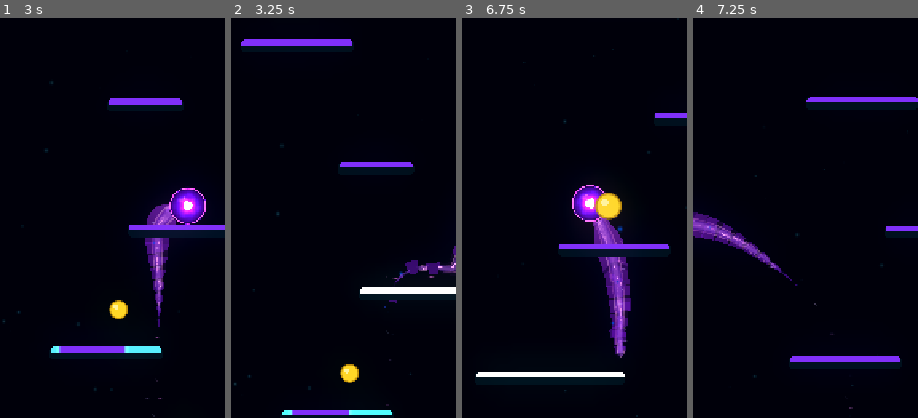
Above: before the commit, frames 1-4 (left to right).
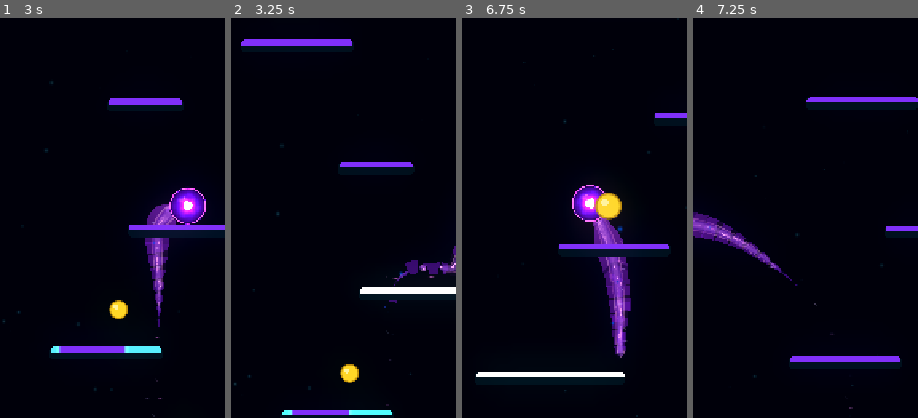
Above: after the commit, the same moments.

Repository: Kryodo/TowerJump
Game: Godot game, scene res://scenes/main.tscn
Same seed, same stepped clock (60 frames per second), same inputs: the game is played once before the commit and once after it.
Inputs (mouse positions are % of the whole screen's width and height, from its top left):
- Up to frame 1 (3 s): move the mouse to (72, 45) at 0.52 s; hold Right (ui_right) 0.53-1.25 s; click (72, 45) at 0.67 s; drag from (30, 55) to (47, 31) at 1.27 s; click "Nochmal spielen" at 2 s; move the mouse to (60, 28) at 2.77 s; hold Right (ui_right) from 2.78 s (still down)
- Up to frame 2 (3.25 s): keep holding Right (ui_right)
- Up to frame 3 (6.75 s): release Right (ui_right) at 3.5 s; drag from (45, 70) to (28, 35) at 3.52 s; move the mouse to (80, 65) at 4.27 s; hold Left (ui_left) 4.28-5 s; click "Nochmal spielen" at 5 s; drag from (20, 35) to (47, 33) at 5.77 s; move the mouse to (55, 50) at 6.52 s; hold Left (ui_left) from 6.53 s (still down); click (55, 50) at 6.67 s
- Up to frame 4 (7.25 s): keep holding Left (ui_left)
The pictures show only the part of the screen within x 15-65%, y 23-73%; the shares and areas given below are measured in that part.

Frame 1 is identical in both runs. In frame 2, 0.1% of the frame differs, in the area x 72-97%, y 61-67%; in frame 3, 0.3%, in the area x 65-73%, y 73-82%; in frame 4, nothing differs.

Commit message:
Carve persistent landing breaks into trail geometry

Diff:
--- a/scripts/ball_trail.gd
+++ b/scripts/ball_trail.gd
@@ -14,7 +14,8 @@
 const UNIFIED_HEAD_ARC_SEGMENTS: int = 20
 const ORB_RIM_CENTER_RADIUS_RATIO: float = 0.93
 const SHED_CONNECTED_END_PROGRESS: float = 0.38
-const SHED_GEOMETRY_PIECE_CAPACITY: int = 24
+const SHED_GEOMETRY_PIECE_CAPACITY: int = 32
+const SHED_GAP_MASK_PADDING: float = 2.5
 const MAX_ACTIVE_SHED_BREAKS: int = 3
 const LANDING_BURST_FRAGMENT_COUNT: int = 3
 const LANDING_BURST_INTERVAL: float = 0.05
@@ -910,9 +911,9 @@
 		return
 
 	# The connected head transitions into a nearly continuous segmented tail.
-	# Only an event-locked source interval creates a pronounced missing chunk.
-	# Slightly overlap the first tail island with the connected neck. The former
-	# positive offset left an empty slice here before any detachment occurred.
+	# Keep the tiny seam and overlap at the neck, but carve every live landing
+	# break out of the geometry itself rather than hoping a whole generated
+	# island happens to overlap it after the trail is rebuilt.
 	var cursor: float = maxf(
 		total_distance * SHED_CONNECTED_END_PROGRESS - 3.5,
 		0.0
@@ -927,6 +928,32 @@
 		if piece_end - cursor < 5.0:
 			break
 
+		# If a live break intersects this island, end the island at the near
+		# boundary or jump across the hole. No rebuilt polygon can span the gap.
+		var overlapping_break: Vector2 = _find_overlapping_shed_break(
+			cursor, piece_end, cumulative_distances
+		)
+		if overlapping_break.x >= 0.0:
+			if overlapping_break.x > cursor + 5.0:
+				piece_end = minf(piece_end, overlapping_break.x)
+			else:
+				cursor = minf(
+					maxf(overlapping_break.y + 0.65, cursor + 1.0),
+					tail_limit
+				)
+				slot_index += 1
+				continue
+
+		if piece_end - cursor < 5.0:
+			if overlapping_break.x >= 0.0:
+				cursor = minf(
+					maxf(overlapping_break.y + 0.65, cursor + 1.0),
+					tail_limit
+				)
+				slot_index += 1
+				continue
+			break
+
 		var start_sample_index: int = _nearest_trail_sample_index(cursor, cumulative_distances)
 		var end_sample_index: int = _nearest_trail_sample_index(piece_end, cumulative_distances)
 		if end_sample_index <= start_sample_index:
@@ -935,35 +962,28 @@
 			else:
 				start_sample_index = maxi(start_sample_index - 1, 0)
 
-		var interval_has_detached_piece: bool = _shed_event_overlaps_interval(
-			cursor, piece_end, cumulative_distances, total_distance
+		var piece: Polygon2D = _shed_geometry_pieces[slot_index]
+		_build_shed_piece_polygon(
+			piece,
+			cursor,
+			piece_end,
+			path,
+			cumulative_distances,
+			total_distance,
+			tangents,
+			normals,
+			half_widths
 		)
-		if not interval_has_detached_piece:
-			var piece: Polygon2D = _shed_geometry_pieces[slot_index]
-			_build_shed_piece_polygon(
-				piece,
-				cursor,
-				piece_end,
-				path,
-				cumulative_distances,
-				total_distance,
-				tangents,
-				normals,
-				half_widths
-			)
-			_shed_piece_ranges.append({
-				"node": piece,
-				"start_id": _point_ids[start_sample_index],
-				"end_id": _point_ids[end_sample_index],
-				"start_distance": cursor,
-				"end_distance": piece_end,
-				"progress": (cursor + piece_end) * 0.5 / total_distance,
-				"slot": slot_index
-			})
-
-		# Always advance, including when this interval overlaps a live break.
-		# The previous implementation advanced only after drawing a piece,
-		# so one existing break could stall the whole geometry reconstruction.
+		_shed_piece_ranges.append({
+			"node": piece,
+			"start_id": _point_ids[start_sample_index],
+			"end_id": _point_ids[end_sample_index],
+			"start_distance": cursor,
+			"end_distance": piece_end,
+			"progress": (cursor + piece_end) * 0.5 / total_distance,
+			"slot": slot_index
+		})
+
 		cursor = piece_end + clampf(lerpf(0.25, 0.65, seed_b), 0.2, 0.8)
 		slot_index += 1
 
@@ -1022,20 +1042,21 @@
 	return Vector2(start_distance, end_distance)
 
 
-func _shed_event_overlaps_interval(
+func _find_overlapping_shed_break(
 	interval_start: float,
 	interval_end: float,
-	cumulative_distances: Array[float],
-	total_distance: float
-) -> bool:
+	cumulative_distances: Array[float]
+) -> Vector2:
+	var closest_break := Vector2(-1.0, -1.0)
 	for event in _shed_break_events:
 		var bounds: Vector2 = _shed_event_distance_bounds(event, cumulative_distances)
 		if bounds.x < 0.0 or bounds.y <= bounds.x:
 			continue
-		# Use the actual source boundaries, not their nearest sample positions.
-		if bounds.x < interval_end - 0.8 and bounds.y > interval_start + 0.8:
-			return true
-	return false
+		if bounds.x >= interval_end or bounds.y <= interval_start:
+			continue
+		if closest_break.x < 0.0 or bounds.x < closest_break.x:
+			closest_break = bounds
+	return closest_break
 
 
 func _sync_shed_gap_materials(
@@ -1056,9 +1077,16 @@
 
 			var start_skew: float = float(event.get("start_skew", 0.0))
 			var end_skew: float = float(event.get("end_skew", 0.0))
+			# The aura and bright energy can otherwise blur across the physical
+			# hole. Extend their shader cut slightly beyond the removed geometry.
+			var mask_start: float = maxf(bounds.x - SHED_GAP_MASK_PADDING, 0.0)
+			var mask_end: float = minf(
+				bounds.y + SHED_GAP_MASK_PADDING,
+				total_distance
+			)
 			intervals[event_index] = Vector4(
-				bounds.x / total_distance,
-				bounds.y / total_distance,
+				mask_start / total_distance,
+				mask_end / total_distance,
 				start_skew / total_distance,
 				end_skew / total_distance
 			)
